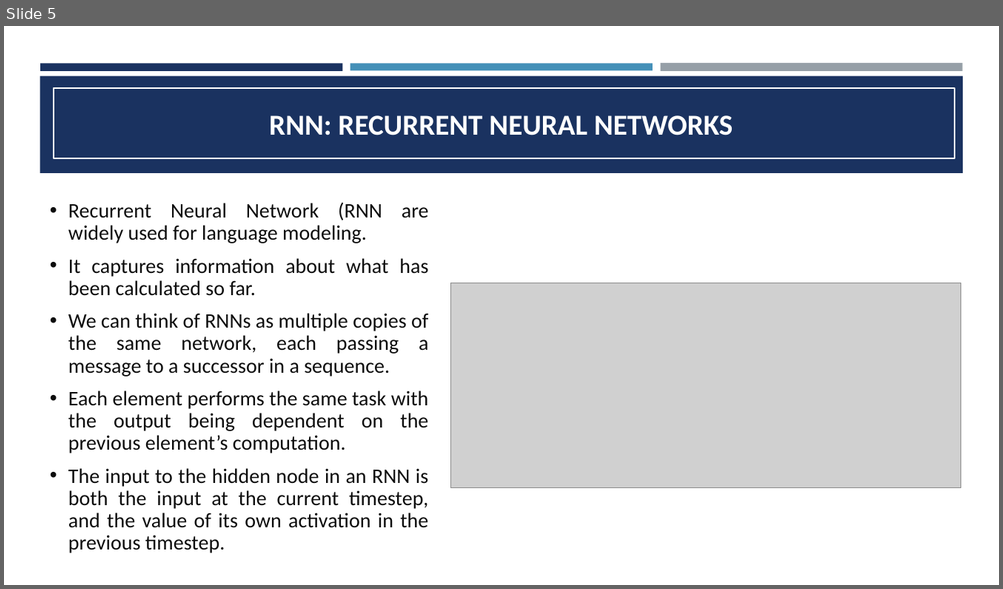
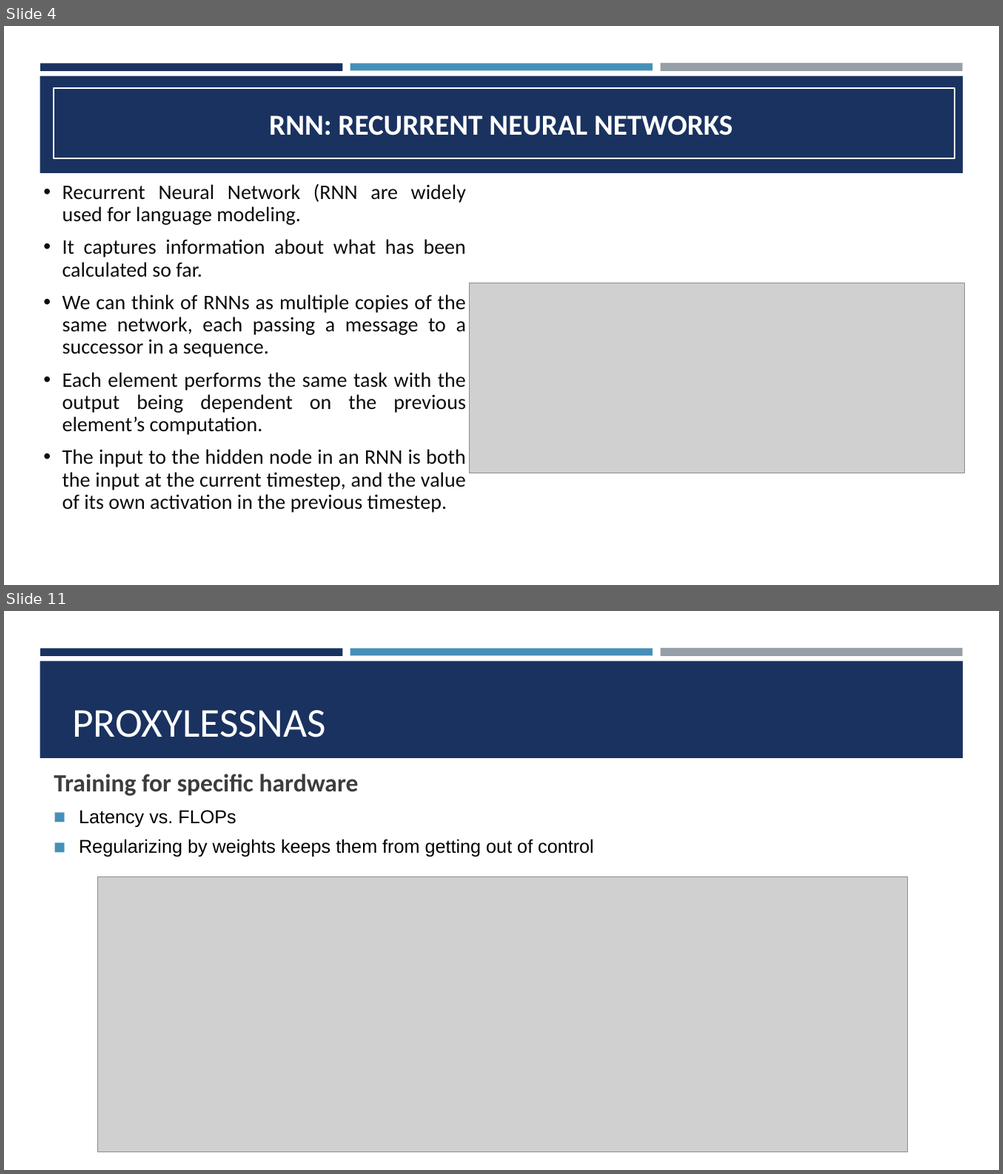
Before and after one commit to Experiment5X/IntelligentSystemsResearchPaper, a slide deck: DARTs and ProxylessNAS Presentation.pptx. Shown one above the other, each under a label of ours: slide 5 before the commit, slides 4 and 11 after it; the slides between them are not shown. The pictures are 1003x589 and 1003x1174 pixels, drawn with LibreOffice and Linux fonts; fonts in the diff are those of the drawing; grey boxes stand for pictures. Boxes give left, top, right and bottom in pixels: in the first picture for what was removed or moved away, otherwise in the second. Text is boxed around its words. In the diff, an @@ line names an element or a change of style, - is before the commit and + after.

```diff
--- a/DARTs and ProxylessNAS Presentation.pptx
+++ b/DARTs and ProxylessNAS Presentation.pptx
@@ slide 11 added at <box>4,611,999,1170</box>, background #FFFFFF; not listed: 4 template elements that a slide beside it also shows @@
@@ text added at <box>72,710,326,738</box>, 39.6 pt, text #FFFFFF @@
+PROXYLESSNAS
@@ text added at <box>54,774,594,857</box>, 18 pt, text #000000 @@
+Training for specific hardware
+◼ Latency vs. FLOPs
+◼ Regularizing by weights keeps them from getting out of control
@@ picture added at <box>98,877,908,1153</box> @@
@@ what was slide 5 is now slide 4 @@
@@ slide 4 changed as well @@
@@ text "Recurrent Neural Network (RNN are ...": place and size @@
-text "Recurrent Neural Network (RNN are ..." at <box>68,202,429,554</box>
+text "Recurrent Neural Network (RNN are ..." at <box>62,184,466,513</box>
@@ text "Recurrent Neural Network (RNN are ..." at <box>62,184,466,513</box>: text colour #0D0D0D to #0C0C0C; less space between paragraphs @@
@@ picture: place and size @@
-picture at <box>450,284,961,488</box>
+picture at <box>469,284,965,474</box>
```
Also in this commit, not shown: 10 other slides changed, 1 other slide added, 5 slides removed, 3 other files.
